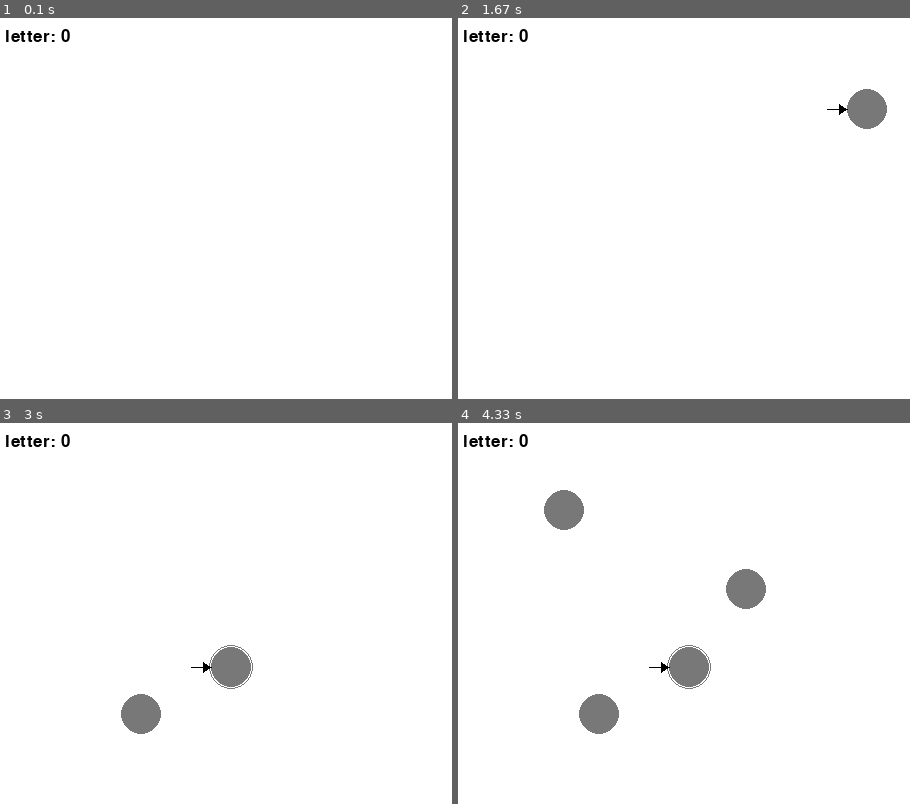
Above: before the commit, frames 1-4 (two rows, left to right).
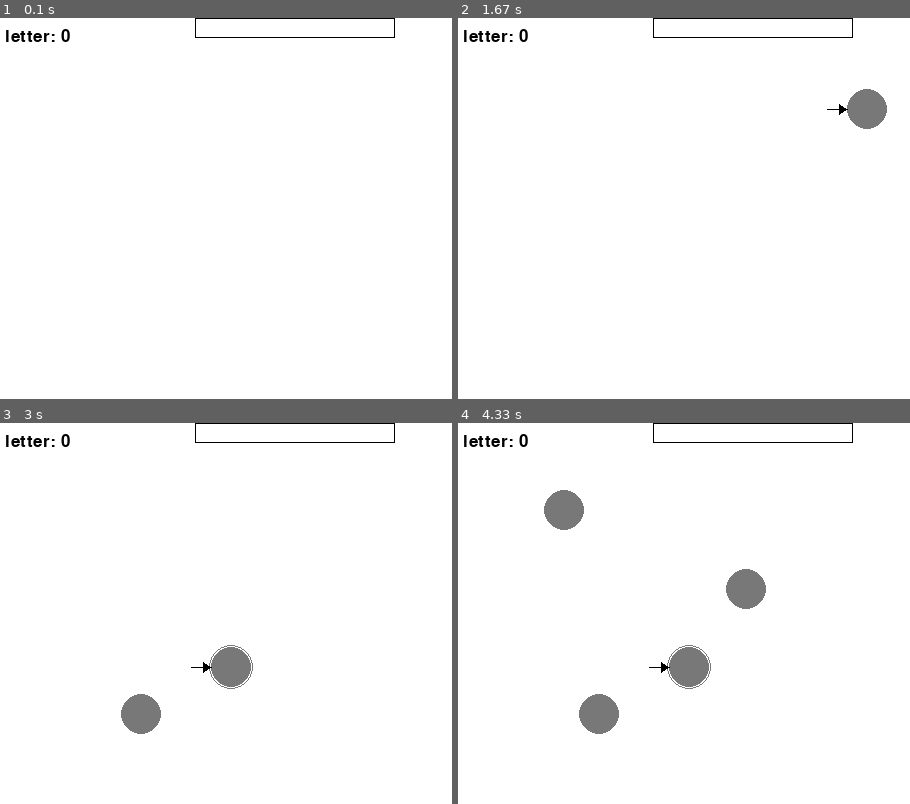
Above: after the commit, the same moments.

Repository: lukemcneil/dfa-game-pygame
Game: pygame game, started from main.py
Same seed, same stepped clock (60 frames per second), same inputs: the game is played once before the commit and once after it.
Inputs (mouse positions are in pixels of both pictures, inside the frame that each line leads up to):
- Up to frame 1 (0.1 s): no input
- Up to frame 2 (1.67 s): tap 1 at 0.33 s; tap Enter at 0.67 s; press the mouse at (864, 109) at 1.03 s; move the mouse to (738, 235) at 1.13 s; release the mouse at (607, 364) at 1.27 s; tap 0 at 1.33 s
- Up to frame 3 (3 s): press the mouse at (406, 514) at 1.7 s; move the mouse to (320, 590) at 1.8 s; release the mouse at (230, 666) at 1.93 s; tap E at 2 s; press the mouse at (406, 514) at 2.37 s; move the mouse to (289, 510) at 2.47 s; release the mouse at (167, 510) at 2.6 s; press the mouse at (406, 514) at 2.7 s; move the mouse to (275, 613) at 2.8 s; release the mouse at (140, 712) at 2.93 s
- Up to frame 4 (4.33 s): press the mouse at (864, 514) at 3.03 s; move the mouse to (738, 640) at 3.13 s; release the mouse at (607, 765) at 3.27 s; press the mouse at (864, 514) at 3.37 s; move the mouse to (806, 552) at 3.47 s; release the mouse at (747, 590) at 3.6 s; press the mouse at (864, 514) at 3.7 s; move the mouse to (828, 598) at 3.8 s; release the mouse at (792, 682) at 3.93 s; press the mouse at (864, 514) at 4.03 s; move the mouse to (715, 510) at 4.13 s; release the mouse at (561, 510) at 4.27 s

The runs differ from the first frame. In frame 1, 0.3% of the frame differs, in the area x 43-88%, y 0-6%; in frame 2, 0.3%; in frame 3, 0.3%; in frame 4, 0.3%.

Commit message:
added input

Diff:
--- a/draw_dfa.py
+++ b/draw_dfa.py
@@ -13,6 +13,9 @@
 ARROW_HEIGHT = 5
 ARROW_WIDTH = 8
 POINTING_BACK_SHIFT = 10
+INPUT_POSITION = (200, 0)
+INPUT_HEIGHT = 20
+INPUT_WIDTH = 200
 FONT = pygame.font.SysFont("", 25)
 
 def drawStates(canvas, dfa : DFA):
@@ -74,8 +77,14 @@
 	text = FONT.render( msg, True, color)
 	canvas.blit(text, position)
 
-def drawDFA(canvas : pygame.surface.Surface, dfa : DFA, selected_letter : str):
+def drawInputBox(canvas, input, color):
+	text = FONT.render(input, True, color)
+	pygame.draw.rect(canvas, [0,0,0],  pygame.rect.Rect(INPUT_POSITION[0], INPUT_POSITION[1], INPUT_WIDTH, INPUT_HEIGHT), width=1)
+	canvas.blit(text, INPUT_POSITION)
+
+def drawDFA(canvas : pygame.surface.Surface, dfa : DFA, selected_letter : str, input_str : str):
 	canvas.fill(BACKGROUND_COLOR)
 	drawEdges(canvas, dfa)
 	drawStates(canvas, dfa)
 	drawSelectedLetter(canvas, selected_letter)
+	drawInputBox(canvas, input_str, [0, 0, 0])
--- a/main.py
+++ b/main.py
@@ -1,6 +1,6 @@
 import pygame
 import math
-from draw_dfa import drawDFA, RADIUS
+from draw_dfa import drawDFA, RADIUS, INPUT_POSITION, INPUT_HEIGHT, INPUT_WIDTH
 from dfa_types import State, DFA
 
 pygame.init()
@@ -14,6 +14,8 @@
 clicked_circle : "State | None" = None
 dragged_state : "State | None" = None
 selected_letter : str = "0"
+input : str = ""
+input_rect = pygame.rect.Rect(INPUT_POSITION[0], INPUT_POSITION[1], INPUT_WIDTH, INPUT_HEIGHT)
 
 def canPutCircleHere(location):
 	for circle in dfa.states:
@@ -34,7 +36,7 @@
 			if state.edges[letter] == removedState:
 				state.edges.pop(letter)
 
-drawDFA(canvas, dfa, selected_letter)
+drawDFA(canvas, dfa, selected_letter, input)
 while not exit:
 	for event in pygame.event.get():
 		if event.type == pygame.QUIT:
@@ -78,19 +80,27 @@
 				if clicked_circle:
 					clicked_circle.selected = True
 		elif event.type == pygame.KEYDOWN:
-			if event.key == pygame.K_0:
-				selected_letter = "0"
-			elif event.key == pygame.K_1:
-				selected_letter = "1"
-			elif event.key == pygame.K_e:
+			mouse_position = pygame.mouse.get_pos()
+			if input_rect.collidepoint(mouse_position[0], mouse_position[1]):
+				if event.key == pygame.K_0:
+					input = input + "0"
+				elif event.key == pygame.K_1:
+					input = input + "1"
+				elif event.key == pygame.K_BACKSPACE:
+					input = input[:-1]
+			else:
+				if event.key == pygame.K_0:
+					selected_letter = "0"
+				elif event.key == pygame.K_1:
+					selected_letter = "1"
+			if event.key == pygame.K_e:
 				circle_at_pos = getCircleAtPosition(pygame.mouse.get_pos())
 				if circle_at_pos:
 					circle_at_pos.is_accept_state = not circle_at_pos.is_accept_state
 			elif event.key == pygame.K_s:
 				dfa.start_state = getCircleAtPosition(pygame.mouse.get_pos())
 			elif event.key == pygame.K_RETURN:
-				print(dfa.run("001"))
-
-	drawDFA(canvas, dfa, selected_letter)
+				print(dfa.run(input))
+	drawDFA(canvas, dfa, selected_letter, input)
 
 	pygame.display.update()
